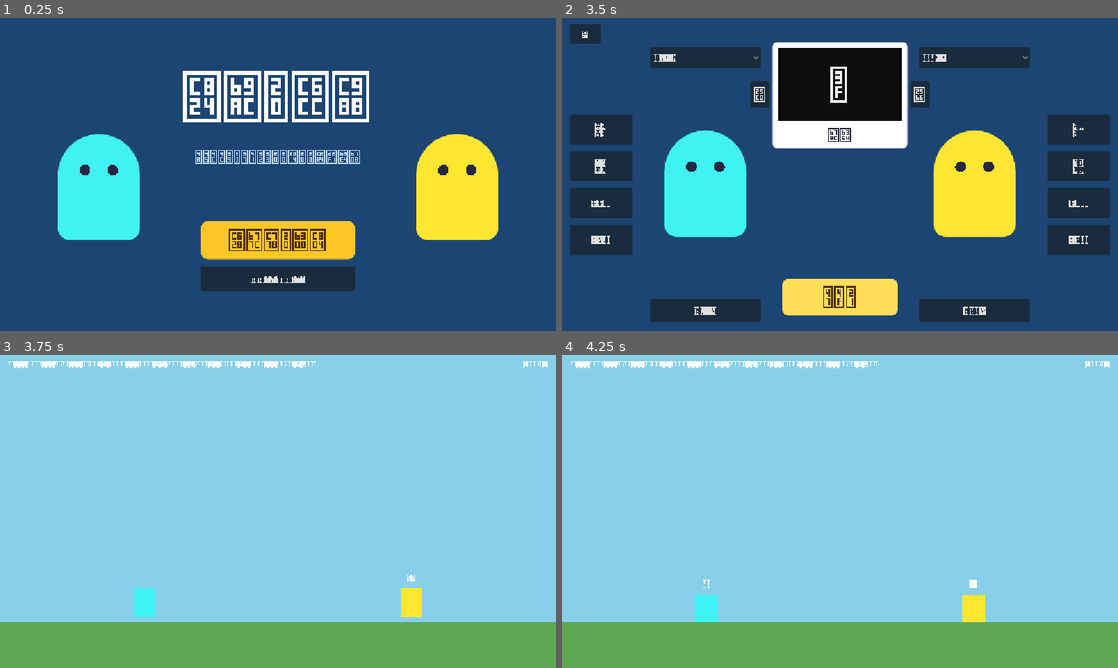
Above: before the commit, frames 1-4 (two rows, left to right).
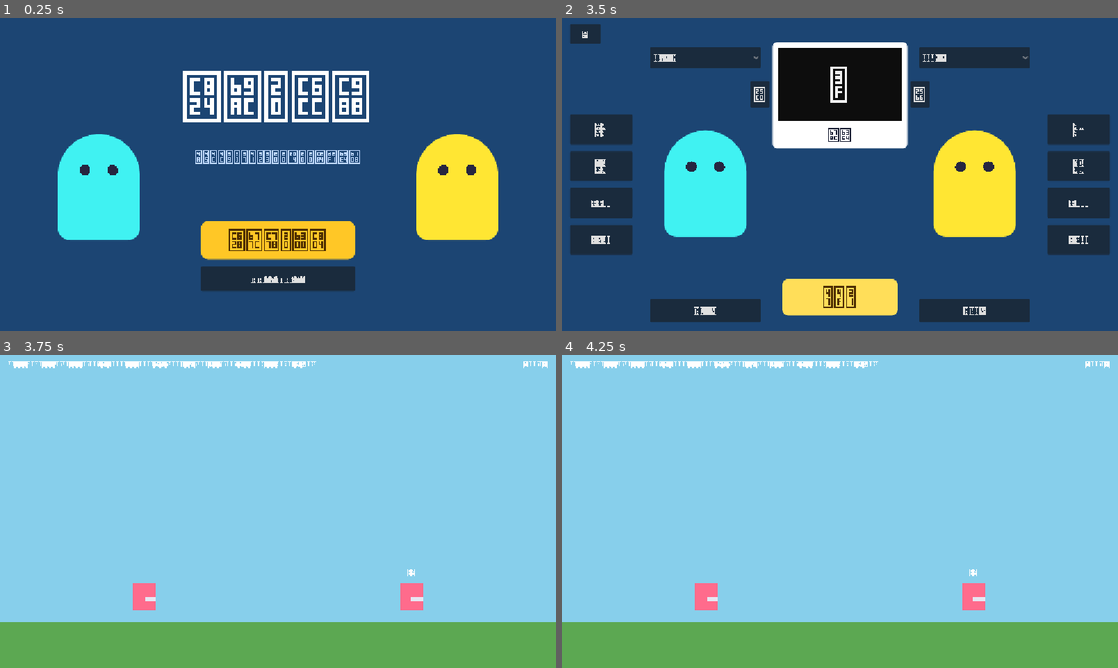
Above: after the commit, the same moments.

Repository: KADSA-OFFICIAL/Group-3
Game: Godot game, scene res://scenes/title.tscn
Same seed, same stepped clock (60 frames per second), same inputs: the game is played once before the commit and once after it.
Inputs (mouse positions are in pixels of both pictures, inside the frame that each line leads up to):
- Up to frame 1 (0.25 s): no input
- Up to frame 2 (3.5 s): click "온라인 대전" at 0.5 s; click (840, 115) at 1.27 s; type "12" at 1.35 s; click (956, 115) at 1.5 s; type "12" at 1.58 s; click "뒤로" at 2 s; click "로컬 2인 (개발용)" at 2.75 s
- Up to frame 3 (3.75 s): click "GO!" at 3.5 s
- Up to frame 4 (4.25 s): no input

Frames 1-2 are identical in both runs. In frame 3, 0.9% of the frame differs, in the area x 23-77%, y 68-84%; in frame 4, 1.1%, in the area x 23-77%, y 68-86%.
Error in both runs: Invalid call. Nonexistent function 'default_config' in base 'Node (game_state.gd)'. (res://scripts/net.gd:65)

Commit message:
플레이어 전투(체력·피격·상태이상)와 투사체 추가
체력·피격·막기·상태이상·버프는 전부 서버가 단독으로 판정하고 결과만 내려준다.
양쪽 화면에서 결과가 갈리면 안 되기 때문이다. 이동은 각 피어가 자기 젤리만
시뮬레이션하고 위치·속도·방향을 동기화한다.

- 체력 100, 피격 무적, 넉백, 사망 판정
- 기절(조작 전부 불가), 출혈(무적 무시), 사거리·크기 버프, 관통
- 강제 이동: 전기톱 돌진, 양날 도끼 상승·낙하. 속도는 일반 점프의 두 배
- 무기를 임시 도형(막대)으로 표시. 길이는 사거리, 색은 특수 공격 쿨타임
- 투사체: 서버가 이동·판정하고 위치만 동기화. 유도·중력·관통·거리 감소·
  도화선·회수를 무기별로 설정한다. 상대 무기에 막히지 않는다.

무적 타이머는 기본 공격용과 특수 공격용을 따로 잰다. 합치면 자동으로 들어가는
기본 공격이 계속 무적을 새로 걸어서 특수 공격이 거의 안 들어간다.
허공을 나는 것은 공유 무적을 아예 타지 않는다 (활 특수 3발이 다 들어가도록).

Co-Authored-By: Claude Opus 5 <noreply@anthropic.com>

Diff:
--- a/scenes/player.tscn
+++ b/scenes/player.tscn
@@ -1,9 +1,20 @@
-[gd_scene load_steps=3 format=3 uid="uid://jellyplayer01"]
+[gd_scene load_steps=4 format=3 uid="uid://jellyplayer01"]
 
 [ext_resource type="Script" path="res://scripts/player.gd" id="1_player"]
 
 [sub_resource type="RectangleShape2D" id="RectangleShape2D_body"]
 size = Vector2(48, 56)
+
+[sub_resource type="SceneReplicationConfig" id="SceneReplicationConfig_player"]
+properties/0/path = NodePath(".:position")
+properties/0/spawn = true
+properties/0/replication_mode = 1
+properties/1/path = NodePath(".:velocity")
+properties/1/spawn = true
+properties/1/replication_mode = 1
+properties/2/path = NodePath(".:facing")
+properties/2/spawn = true
+properties/2/replication_mode = 2
 
 [node name="Player" type="CharacterBody2D"]
 script = ExtResource("1_player")
@@ -19,11 +30,19 @@
 [node name="CollisionShape2D" type="CollisionShape2D" parent="."]
 shape = SubResource("RectangleShape2D_body")
 
+[node name="WeaponShape" type="ColorRect" parent="."]
+offset_right = 24.0
+offset_bottom = 10.0
+color = Color(0.9, 0.9, 0.95, 1)
+
 [node name="NameLabel" type="Label" parent="."]
-offset_left = -24.0
+offset_left = -40.0
 offset_top = -58.0
-offset_right = 24.0
+offset_right = 40.0
 offset_bottom = -34.0
 theme_override_font_sizes/font_size = 18
 text = "1P"
 horizontal_alignment = 1
+
+[node name="Sync" type="MultiplayerSynchronizer" parent="."]
+replication_config = SubResource("SceneReplicationConfig_player")
--- /dev/null
+++ b/scenes/projectile.tscn
@@ -0,0 +1,26 @@
+[gd_scene load_steps=4 format=3 uid="uid://jellyproj0001"]
+
+[ext_resource type="Script" path="res://scripts/projectile.gd" id="1_proj"]
+
+[sub_resource type="RectangleShape2D" id="RectangleShape2D_proj"]
+size = Vector2(18, 6)
+
+[sub_resource type="SceneReplicationConfig" id="SceneReplicationConfig_proj"]
+properties/0/path = NodePath(".:position")
+properties/0/spawn = true
+properties/0/replication_mode = 1
+
+[node name="Projectile" type="Area2D"]
+script = ExtResource("1_proj")
+
+[node name="CollisionShape2D" type="CollisionShape2D" parent="."]
+shape = SubResource("RectangleShape2D_proj")
+
+[node name="Visual" type="ColorRect" parent="."]
+offset_top = -3.0
+offset_right = 18.0
+offset_bottom = 3.0
+color = Color(1, 0.95, 0.6, 1)
+
+[node name="Sync" type="MultiplayerSynchronizer" parent="."]
+replication_config = SubResource("SceneReplicationConfig_proj")
--- a/scripts/player.gd
+++ b/scripts/player.gd
@@ -1,45 +1,415 @@
+class_name Player
 extends CharacterBody2D
-## 젤리 플레이어 이동 스크립트.
-## input_prefix에 따라 1P(WASD) / 2P(방향키) 입력을 받는다.
-
-@export var input_prefix: String = "p1"
-@export var player_name: String = "1P"
-@export var jelly_color: Color = Color(1.0, 0.42, 0.55)
+## 젤리 플레이어.
+##
+## 이동: 각 피어가 자기 젤리만 시뮬레이션하고 위치·속도·방향을 MultiplayerSynchronizer 로 보낸다.
+## 체력·피격·상태이상·버프: 양쪽에서 결과가 갈리면 안 되므로 서버가 단독으로 판정하고 결과만 내려준다.
+
+signal died(slot: int)
+## 로컬 플레이어가 Shift 를 눌렀다. long_press 는 0.3초 이상 눌렀는지 (방패 구분용).
+signal special_requested(slot: int, long_press: bool)
 
 const SPEED := 320.0
 const JUMP_VELOCITY := -560.0
 const FAST_FALL_MULTIPLIER := 2.0
 
+## 방패의 짧게/길게를 가르는 시간 (확정).
+const LONG_PRESS_TIME := 0.3
+
+## 강제 이동(전기톱 돌진, 양날 도끼 상승·낙하) 속도 — 일반 점프의 두 배 (확정).
+const FORCED_SPEED := absf(JUMP_VELOCITY) * 2.0
+
+## 젤리 느낌: 움직일 때 살짝 찌그러지기.
+## TODO: 아래 값들은 아직 정해진 값이 아니다. 그래픽 담당과 젤리 연출을 만들 때 같이 정한다.
+const SQUASH_AIRBORNE_SPEED := 20.0   # 임시값
+const SQUASH_MOVING_SPEED := 1.0      # 임시값
+const SQUASH_AIRBORNE := Vector2(0.9, 1.1)  # 임시값
+const SQUASH_MOVING := Vector2(1.1, 0.9)    # 임시값
+
+@export var slot: int = 1
+## 이 기기가 이 젤리를 조종하는가. main.gd 가 스폰할 때 정해준다.
+@export var locally_controlled := false
+## 입력 액션 접두사. 기본 조작은 "", 로컬 2인 모드의 1P는 "alt_".
+@export var input_prefix := ""
+
+var hp := Combat.MAX_HP
+var weapon := ""            ## "랜덤" 이 실제 무기로 확정된 이름
+var alive := true
+## 바라보는 방향 (1 오른쪽 / -1 왼쪽). 특수 공격은 이 방향으로 나간다 (확정).
+var facing := 1
+
+## 무적 시간은 기본 공격용과 특수 공격용을 따로 잰다 (확정).
+## 합치면 기본 공격이 계속 무적을 새로 걸어서 특수 공격이 거의 안 들어간다.
+var _invuln_until := {"basic": 0.0, "special": 0.0}
+var _stun_until := 0.0
+## 너클 게이지. 내가 맞을 때 충전된다 (확정).
+var gauge := 0.0
+## 특수 공격을 쓸 수 있는가. 서버가 쿨타임을 재고 이 값만 내려준다 (무기 도형 색에 쓴다).
+var special_ready := true
+var _reach_multiplier := 1.0
+var _reach_until := 0.0
+var _size_multiplier := 1.0
+var _size_until := 0.0
+## 광선검 특수 — 상대 무기의 막기를 무시한다 (확정). 지형·맵은 통과하지 못한다.
+var _pierce_until := 0.0
+var _skill_held_since := -1.0
+## 강제 이동 상태. "" 이면 평소, "dash"(전기톱) / "rise"·"fall"(양날 도끼).
+var forced_mode := ""
+var _forced_deadline := 0.0
+
+@onready var body: ColorRect = $Body
+@onready var name_label: Label = $NameLabel
+@onready var weapon_shape: ColorRect = $WeaponShape
+
 
 func _ready() -> void:
-	# 선택 창에서 고른 색을 적용
-	jelly_color = GameState.get_config(input_prefix)["color1"]
-	$Body.color = jelly_color
-	$NameLabel.text = player_name
+	var config: Dictionary = GameState.get_config(slot)
+	body.color = config["color1"]
+	name_label.text = "%dP" % slot
+	if locally_controlled:
+		name_label.text += " (나)"
+	if slot == 2:
+		facing = -1
+	_update_weapon_shape()
 
 
 func _physics_process(delta: float) -> void:
-	# 중력 (S / ↓ 를 누르고 있으면 빠르게 낙하)
+	if locally_controlled:
+		if forced_mode != "":
+			_simulate_forced(delta)
+		elif can_act():
+			_simulate(delta)
+			_read_skill_input()
+		else:
+			# 기절 중에는 조작 전부 불가 (확정). 중력만 계속 받는다.
+			if not is_on_floor():
+				velocity += get_gravity() * delta
+			move_and_slide()
+	_expire_buffs()
+	_update_squash(delta)
+	_update_weapon_shape()
+
+
+func _simulate(delta: float) -> void:
+	# 중력 (↓ 를 누르고 있으면 빠르게 낙하)
 	if not is_on_floor():
 		var gravity := get_gravity()
-		if Input.is_action_pressed(input_prefix + "_down"):
+		if Input.is_action_pressed(input_prefix + "fast_fall"):
 			gravity *= FAST_FALL_MULTIPLIER
 		velocity += gravity * delta
 
-	# 점프 (W / ↑)
-	if Input.is_action_just_pressed(input_prefix + "_up") and is_on_floor():
+	# 점프 (↑)
+	if Input.is_action_just_pressed(input_prefix + "jump") and is_on_floor():
 		velocity.y = JUMP_VELOCITY
 
-	# 좌우 이동 (A·D / ←·→)
-	var direction := Input.get_axis(input_prefix + "_left", input_prefix + "_right")
-	velocity.x = direction * SPEED
+	# 좌우 이동 (← / →) — 넉백으로 밀리는 중에는 입력이 즉시 덮어쓰지 않게 한다.
+	var direction := Input.get_axis(input_prefix + "move_left", input_prefix + "move_right")
+	if direction != 0.0:
+		facing = 1 if direction > 0.0 else -1
+	if is_on_floor() or absf(velocity.x) <= SPEED:
+		velocity.x = direction * SPEED
+	elif direction != 0.0:
+		velocity.x = move_toward(velocity.x, direction * SPEED, SPEED * delta)
 
 	move_and_slide()
 
-	# 젤리 느낌: 움직일 때 살짝 찌그러지기
+
+## 강제 이동 중에는 조작이 전부 불가하다 (확정). 동작이 끝날 때까지 몸이 알아서 움직인다.
+func _simulate_forced(delta: float) -> void:
+	match forced_mode:
+		"dash":
+			velocity.x = facing * FORCED_SPEED
+			if not is_on_floor():
+				velocity += get_gravity() * delta
+			move_and_slide()
+			# 벽에 부딪히거나 안전장치 시간이 지나면 끝난다.
+			if is_on_wall() or _now() >= _forced_deadline:
+				_end_forced()
+		"rise":
+			velocity.y = -FORCED_SPEED
+			move_and_slide()
+			# 올라가는 힘이 다하면 낙하로 넘어간다.
+			if _now() >= _forced_deadline:
+				forced_mode = "fall"
+		"fall":
+			velocity.x = 0.0
+			velocity.y = FORCED_SPEED
+			move_and_slide()
+			if is_on_floor():
+				_end_forced()
+
+
+func _end_forced() -> void:
+	forced_mode = ""
+	velocity = Vector2.ZERO
+
+
+func is_forced() -> bool:
+	return forced_mode != ""
+
+
+## Shift 입력. 방패만 짧게/길게를 구분하므로, 누르고 있는 시간을 재서 뗄 때 판정한다.
+func _read_skill_input() -> void:
+	var action := input_prefix + "skill"
+	var now := _now()
+	if Input.is_action_just_pressed(action):
+		_skill_held_since = now
+	elif Input.is_action_pressed(action) and _skill_held_since >= 0.0:
+		# 길게 누른 것이 확정되는 순간 바로 발동한다 (뗄 때까지 기다리지 않는다).
+		if now - _skill_held_since >= LONG_PRESS_TIME:
+			_skill_held_since = -1.0
+			special_requested.emit(slot, true)
+	elif Input.is_action_just_released(action) and _skill_held_since >= 0.0:
+		_skill_held_since = -1.0
+		special_requested.emit(slot, false)
+
+
+func _update_squash(delta: float) -> void:
 	var target_scale := Vector2.ONE
-	if not is_on_floor():
-		target_scale = Vector2(0.9, 1.1)
-	elif direction != 0.0:
-		target_scale = Vector2(1.1, 0.9)
-	$Body.scale = $Body.scale.lerp(target_scale, 12.0 * delta)
+	if absf(velocity.y) > SQUASH_AIRBORNE_SPEED:
+		target_scale = SQUASH_AIRBORNE
+	elif absf(velocity.x) > SQUASH_MOVING_SPEED:
+		target_scale = SQUASH_MOVING
+	body.scale = body.scale.lerp(target_scale, 12.0 * delta)
+
+
+## 무기는 임시 도형(막대)으로 그린다 (확정 — 그래픽 나오면 교체).
+## 길이는 무기의 사거리, 방패의 크기 증가는 두께로 표현한다.
+## 특수 공격 쿨타임은 도형 색으로만 보여준다 (확정 — 별도 UI 없음).
+func _update_weapon_shape() -> void:
+	var data := Weapons.get_weapon(weapon)
+	if data.is_empty():
+		weapon_shape.hide()
+		return
+	weapon_shape.show()
+	var length := current_reach()
+	var thickness := 10.0 * _size_multiplier
+	weapon_shape.size = Vector2(length, thickness)
+	weapon_shape.position = Vector2(0.0 if facing > 0 else -length, -thickness * 0.5)
+
+	if not can_act():
+		weapon_shape.color = Color(0.45, 0.45, 0.5)   # 기절
+	elif special_ready:
+		weapon_shape.color = Color(0.95, 0.95, 1.0)   # 특수 공격 가능
+	else:
+		weapon_shape.color = Color(0.55, 0.55, 0.62)  # 쿨타임 중
+
+
+## 현재 사거리. 장대의 특수 공격이나 방패 크기 증가로 늘어난다.
+func current_reach() -> float:
+	var data := Weapons.get_weapon(weapon)
+	if data.is_empty():
+		return 0.0
+	var base: float = 24.0 * data.get("reach_multiplier", 1.0)
+	return base * _reach_multiplier * _size_multiplier
+
+
+# --- 상태 조회 --------------------------------------------------------------
+
+func is_invulnerable(source := "basic") -> bool:
+	return _now() < _invuln_until.get(source, 0.0)
+
+
+func is_stunned() -> bool:
+	return _now() < _stun_until
+
+
+## 관통 상태에서는 상대 무기가 공격을 막지 못한다.
+func is_piercing() -> bool:
+	return _now() < _pierce_until
+
+
+func can_act() -> bool:
+	return alive and not is_stunned() and forced_mode == ""
+
+
+func _now() -> float:
+	return Time.get_ticks_msec() / 1000.0
+
+
+func _expire_buffs() -> void:
+	var now := _now()
+	if _reach_multiplier != 1.0 and now >= _reach_until:
+		_reach_multiplier = 1.0
+	if _size_multiplier != 1.0 and now >= _size_until:
+		_size_multiplier = 1.0
+
+
+# --- 피격·상태 (서버 판정) --------------------------------------------------
+
+## 서버에서만 호출한다. 데미지를 적용하고 결과를 전원에게 내려준다.
+##
+## source 는 "basic" / "special" / "projectile".
+## 기본과 특수는 무적 타이머가 따로 돌아가고,
+## 허공을 나는 것("projectile")은 무적을 개별로 적용한다 — 공유 무적을 아예 타지 않아서
+## 활 특수 3발처럼 같은 순간에 도착하는 것도 전부 들어간다 (확정).
+func server_apply_hit(damage: float, knockback_level: int, from_x: float,
+		stun := 0.0, source := "basic") -> void:
+	if not alive:
+		return
+	if source != "projectile" and is_invulnerable(source):
+		return
+	var new_hp: float = maxf(hp - damage, 0.0)
+	var direction := signf(global_position.x - from_x)
+	if direction == 0.0:
+		direction = 1.0
+	# 너클은 내가 맞을 때 게이지가 찬다 (확정).
+	var new_gauge := gauge
+	var data := Weapons.get_weapon(weapon)
+	if data.get("gauge_per_hit", 0.0) > 0.0:
+		new_gauge = minf(gauge + data["gauge_per_hit"], data["gauge_max"])
+	_broadcast_hit(new_hp, knockback_level, direction, stun, source, new_gauge)
+
+
+## 출혈 같은 지속 데미지. 무적 시간을 무시하고 들어가고, 넉백도 없다 (확정).
+func server_apply_dot(damage: float) -> void:
+	if not alive:
+		return
+	var new_hp: float = maxf(hp - damage, 0.0)
+	if Net.is_online():
+		_receive_dot.rpc(new_hp)
+	else:
+		_receive_dot(new_hp)
+
+
+@rpc("any_peer", "call_local", "reliable")
+func _receive_dot(new_hp: float) -> void:
+	if not _from_server():
+		return
+	hp = new_hp
+	if hp <= 0.0 and alive:
+		alive = false
+		velocity = Vector2.ZERO
+		forced_mode = ""
+		modulate.a = 0.35
+		died.emit(slot)
+
+
+## 서버가 죽음까지 판정한다 (낙사 등 데미지 없는 사망 포함).
+func server_kill() -> void:
+	if not alive:
+		return
+	_broadcast_hit(0.0, Combat.Knockback.WEAK, 0.0, 0.0, "special", gauge)
+
+
+## 서버에서만 호출한다. 사거리·크기 버프.
+func server_apply_buff(kind: String, value: float, duration: float) -> void:
+	if Net.is_online():
+		_receive_buff.rpc(kind, value, duration)
+	else:
+		_receive_buff(kind, value, duration)
+
+
+## 로컬 2인 모드에는 피어가 없어서 rpc 를 쓸 수 없다.
+func _broadcast_hit(new_hp: float, knockback_level: int, direction: float,
+		stun: float, source: String, new_gauge: float) -> void:
+	if Net.is_online():
+		_receive_hit.rpc(new_hp, knockback_level, direction, stun, source, new_gauge)
+	else:
+		_receive_hit(new_hp, knockback_level, direction, stun, source, new_gauge)
+
+
+func _from_server() -> bool:
+	if not Net.is_online():
+		return true
+	var sender := multiplayer.get_remote_sender_id()
+	return sender == 0 or sender == 1
+
+
+@rpc("any_peer", "call_local", "reliable")
+func _receive_hit(new_hp: float, knockback_level: int, direction: float,
+		stun: float, source: String, new_gauge: float) -> void:
+	if not _from_server():
+		return
+
+	hp = new_hp
+	gauge = new_gauge
+	if source != "projectile":
+		_invuln_until[source] = _now() + Combat.INVULNERABLE_TIME
+	if stun > 0.0:
+		_stun_until = _now() + stun
+
+	# 넉백은 자기 젤리를 시뮬레이션하는 쪽에서만 적용한다.
+	if locally_controlled and direction != 0.0:
+		velocity = Combat.knockback_velocity(knockback_level, direction)
+
+	if hp <= 0.0 and alive:
+		alive = false
+		velocity = Vector2.ZERO
+		modulate.a = 0.35
+		died.emit(slot)
+
+
+@rpc("any_peer", "call_local", "reliable")
+func set_special_ready(value: bool) -> void:
+	if not _from_server():
+		return
+	special_ready = value
+
+
+## 서버에서만 호출한다. 너클 게이지는 특수 공격을 쓰면 전부 소모된다 (확정).
+func server_set_gauge(value: float) -> void:
+	if Net.is_online():
+		_receive_gauge.rpc(value)
+	else:
+		_receive_gauge(value)
+
+
+@rpc("any_peer", "call_local", "reliable")
+func _receive_gauge(value: float) -> void:
+	if _from_server():
+		gauge = value
+
+
+## 서버에서만 호출한다. 강제 이동 시작.
+func server_start_forced(mode: String, duration: float) -> void:
+	if Net.is_online():
+		_receive_forced.rpc(mode, duration)
+	else:
+		_receive_forced(mode, duration)
+
+
+@rpc("any_peer", "call_local", "reliable")
+func _receive_forced(mode: String, duration: float) -> void:
+	if not _from_server():
+		return
+	forced_mode = mode
+	_forced_deadline = _now() + duration
+	_skill_held_since = -1.0
+
+
+@rpc("any_peer", "call_local", "reliable")
+func _receive_buff(kind: String, value: float, duration: float) -> void:
+	if not _from_server():
+		return
+	match kind:
+		"reach":
+			_reach_multiplier = value
+			_reach_until = _now() + duration
+		"size":
+			_size_multiplier = value
+			_size_until = _now() + duration
+		"pierce":
+			_pierce_until = _now() + duration
+
+
+## 라운드 시작 시 서버가 부른다.
+@rpc("any_peer", "call_local", "reliable")
+func reset_for_round(spawn_position: Vector2) -> void:
+	if not _from_server():
+		return
+	hp = Combat.MAX_HP
+	gauge = 0.0
+	alive = true
+	modulate.a = 1.0
+	velocity = Vector2.ZERO
+	global_position = spawn_position
+	facing = 1 if slot == 1 else -1
+	_stun_until = 0.0
+	_reach_multiplier = 1.0
+	_size_multiplier = 1.0
+	_pierce_until = 0.0
+	_skill_held_since = -1.0
+	forced_mode = ""
+	var grace := _now() + Combat.ROUND_START_GRACE
+	_invuln_until = {"basic": grace, "special": grace}
--- /dev/null
+++ b/scripts/projectile.gd
@@ -0,0 +1,177 @@
+class_name Projectile
+extends Area2D
+## 허공을 나는 것 (화살·총알·표창·산탄 등).
+##
+## 서버만 이동과 판정을 하고, 클라이언트는 동기화된 위치를 그린다.
+## 상대 무기에 막히지 않는다 (확정) — 회피로만 피한다.
+
+## 서버가 이 투사체를 없애야 할 때 알린다.
+signal finished(id: String)
+## 바닥에 남은 것(단검)을 주인이 주웠다.
+signal picked_up(slot: int, id: String)
+
+var shooter_slot := 0
+var damage := 0.0
+var knockback := Combat.Knockback.WEAK
+var stun := 0.0
+## 상대를 관통해서 계속 날아가는가 (활 특수).
+var pierce_targets := false
+var use_gravity := false
+## 벽·바닥에 닿았을 때 — "vanish" 사라짐 / "stay" 남음 / "return" 즉시 회수.
+var on_solid := "vanish"
+## 거리에 따라 데미지가 줄어드는 무기(샷건)용. 0 이면 감소 없음.
+var falloff_min_damage := 0.0
+var falloff_distance := 0.0
+## 허공을 나는 것은 공유 무적을 타지 않는다 (확정). 항상 "projectile" 이다.
+const SOURCE := "projectile"
+## 이 슬롯의 젤리를 자동으로 따라간다 (단검). 0 이면 직선.
+var homing_slot := 0
+## 이 시간이 지나면 스스로 터진다 (폭탄). 0 이면 안 터진다.
+var fuse := 0.0
+## 터질 때 이 반경 안을 때린다 (폭탄). 0 이면 단발 명중.
+var explosion_radius := 0.0
+## 바닥에 남았을 때 이 슬롯의 주인이 주울 수 있다 (단검).
+var pickup_owner := 0
+
+var _spawn_time := 0.0
+var _landed := false
+
+var velocity := Vector2.ZERO
+var _origin := Vector2.ZERO
+var _hit_slots := {}
+var _done := false
+
+@onready var visual: ColorRect = $Visual
+
+
+func setup(data: Dictionary) -> void:
+	shooter_slot = data["shooter_slot"]
+	damage = data["damage"]
+	knockback = data["knockback"]
+	stun = data.get("stun", 0.0)
+	pierce_targets = data.get("pierce_targets", false)
+	use_gravity = data.get("use_gravity", false)
+	on_solid = data.get("on_solid", "vanish")
+	falloff_min_damage = data.get("falloff_min_damage", 0.0)
+	falloff_distance = data.get("falloff_distance", 0.0)
+	homing_slot = data.get("homing_slot", 0)
+	fuse = data.get("fuse", 0.0)
+	explosion_radius = data.get("explosion_radius", 0.0)
+	pickup_owner = data.get("pickup_owner", 0)
+	velocity = data["velocity"]
+	position = data["position"]
+	_origin = position
+
+
+func _ready() -> void:
+	body_entered.connect(_on_body_entered)
+	_spawn_time = _now()
+	if velocity.x < 0.0:
+		visual.position.x = -visual.size.x
+
+
+func _physics_process(delta: float) -> void:
+	# 이동은 서버만 계산한다. 클라이언트는 동기화된 위치를 받는다.
+	if not Net.is_server() or _done:
+		return
+
+	# 도화선 (폭탄) — 바닥에 놓여 있어도 시간이 되면 터진다.
+	if fuse > 0.0 and _now() - _spawn_time >= fuse:
+		_explode()
+		return
+
+	# 바닥에 남은 것은 주인이 다가오면 회수된다 (단검).
+	if _landed:
+		if pickup_owner != 0:
+			var owner_jelly := _find_jelly(pickup_owner)
+			if owner_jelly != null and position.distance_to(owner_jelly.global_position) <= 48.0:
+				_done = true
+				picked_up.emit(pickup_owner, name)
+		return
+
+	# 유도 (단검) — 상대를 향해 방향을 계속 고친다.
+	if homing_slot != 0:
+		var target := _find_jelly(homing_slot)
+		if target != null:
+			velocity = (target.global_position - position).normalized() * Combat.PROJECTILE_SPEED
+
+	if use_gravity:
+		velocity.y += 980.0 * delta
+	position += velocity * delta
+
+	# 맵에서 완전히 벗어나면 정리한다.
+	var screen := Vector2(1152, 648)
+	if Combat.is_out_of_bounds(position, screen) or position.y < -Combat.FALL_MARGIN_SIDE:
+		_finish()
+
+
+func _now() -> float:
+	return Time.get_ticks_msec() / 1000.0
+
+
+func _find_jelly(slot: int) -> Node:
+	for jelly: Node in get_tree().get_nodes_in_group("jellies"):
+		if jelly.slot == slot:
+			return jelly
+	return null
+
+
+## 폭탄 — 반경 안의 상대를 때리고 사라진다.
+func _explode() -> void:
+	if _done:
+		return
+	for jelly: Node in get_tree().get_nodes_in_group("jellies"):
+		if jelly.slot == shooter_slot or not jelly.alive:
+			continue
+		if position.distance_to(jelly.global_position) <= explosion_radius:
+			jelly.server_apply_hit(damage, knockback, position.x, stun, SOURCE)
+	_finish()
+
+
+func _on_body_entered(body: Node) -> void:
+	if not Net.is_server() or _done:
+		return
+
+	if body is Player:
+		if body.slot == shooter_slot or _hit_slots.has(body.slot):
+			return
+		# 폭탄은 닿으면 터진다 (문서: "피격하거나 일정 시간이 지나면").
+		if explosion_radius > 0.0:
+			_explode()
+			return
+		_hit_slots[body.slot] = true
+		body.server_apply_hit(_damage_at(position), knockback, _origin.x, stun, SOURCE)
+		# 주울 수 있는 것(단검)은 맞힌 뒤에도 사라지지 않고 바닥으로 떨어진다.
+		# 안 그러면 라운드당 한 번만 쓸 수 있는 무기가 된다.
+		if pickup_owner != 0:
+			homing_slot = 0
+			velocity = Vector2.ZERO
+			use_gravity = true
+			return
+		if not pierce_targets:
+			_finish()
+		return
+
+	# 벽·바닥·기물
+	match on_solid:
+		"vanish", "return":
+			_finish()
+		"stay":
+			velocity = Vector2.ZERO
+			_landed = true
+
+
+## 샷건처럼 거리에 따라 데미지가 줄어드는 경우.
+func _damage_at(where: Vector2) -> float:
+	if falloff_distance <= 0.0:
+		return damage
+	var traveled: float = _origin.distance_to(where)
+	var t: float = clampf(traveled / falloff_distance, 0.0, 1.0)
+	return lerpf(damage, falloff_min_damage, t)
+
+
+func _finish() -> void:
+	if _done:
+		return
+	_done = true
+	finished.emit(name)
Not shown, added: scripts/projectile.gd.uid
